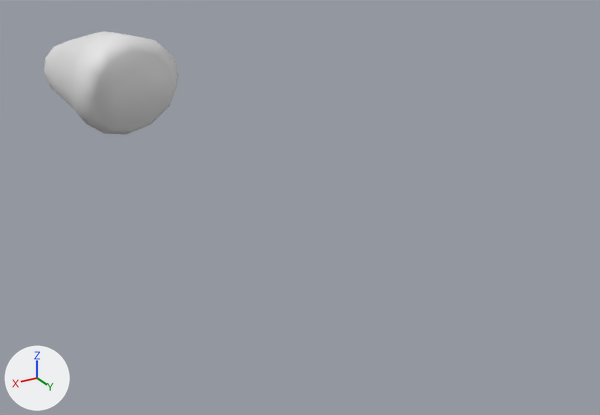
Renders of the FBX model Periode 3 project/Assets/Models/cats/Paw/paw.fbx from each side of a commit.
The view is the same before and after, from a 50 mm camera at (0.9, 2.6, 0.87) aimed at (-0.21, 0.76, -0.05). Every picture has the same lights, and +X, +Y and +Z are marked at lower left. Where no turn or scale is listed for an object, it has been applied to the vertices.

In view in the first picture: 'paw'.
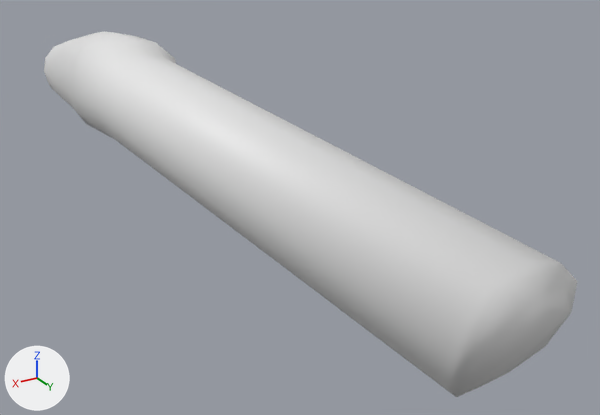
Commit message: small paw changes

The edits, one by one:
me_cube_010 is used by ob_paw; location (0.0, 0.0, 0.0).
me_cube_010 had 165 vertices, 159 faces and spanned x -0.174..0.179, y -0.761..0.104, z -0.05..0.327.
me_cube_010 now has 177 vertices, 171 faces and spans x -0.169..0.177, y -0.761..1.82, z -0.05..0.322.
Part 1, on me_cube_010:
1 face is deleted.
24 vertices move from x -0.174..0.179, y -0.05..0.104, z -0.03..0.327 to x -0.169..0.177, y -0.033..0.177, z -0.027..0.322.
12 vertices are added at x -0.137..0.141, y 1.716..1.82, z 0.0..0.285.
13 new faces join them.

Pixel boxes (x1, y1, x2, y2) of what changed, in the pictures (600 x 415 px):
'paw', reshaped (293% wider, 250% taller): before (44, 31, 179, 135); after (44, 31, 578, 397)
part 1 of me_cube_010, built on: before (81, 36, 179, 135); after (81, 36, 577, 397)
